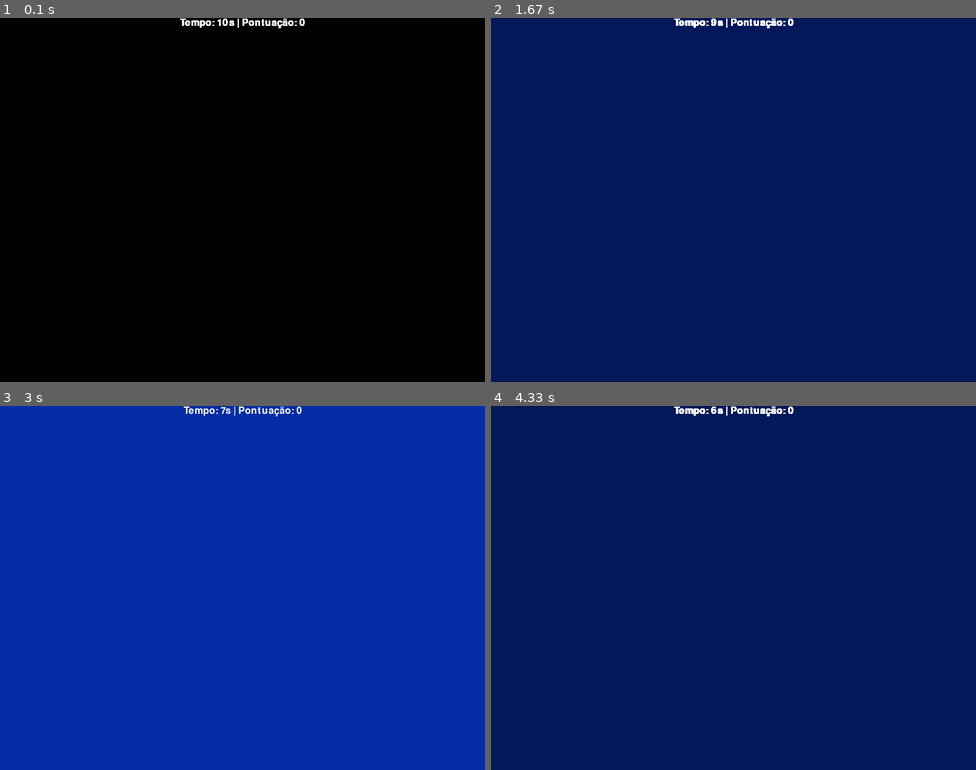
Above: before the commit, frames 1-4 (two rows, left to right).
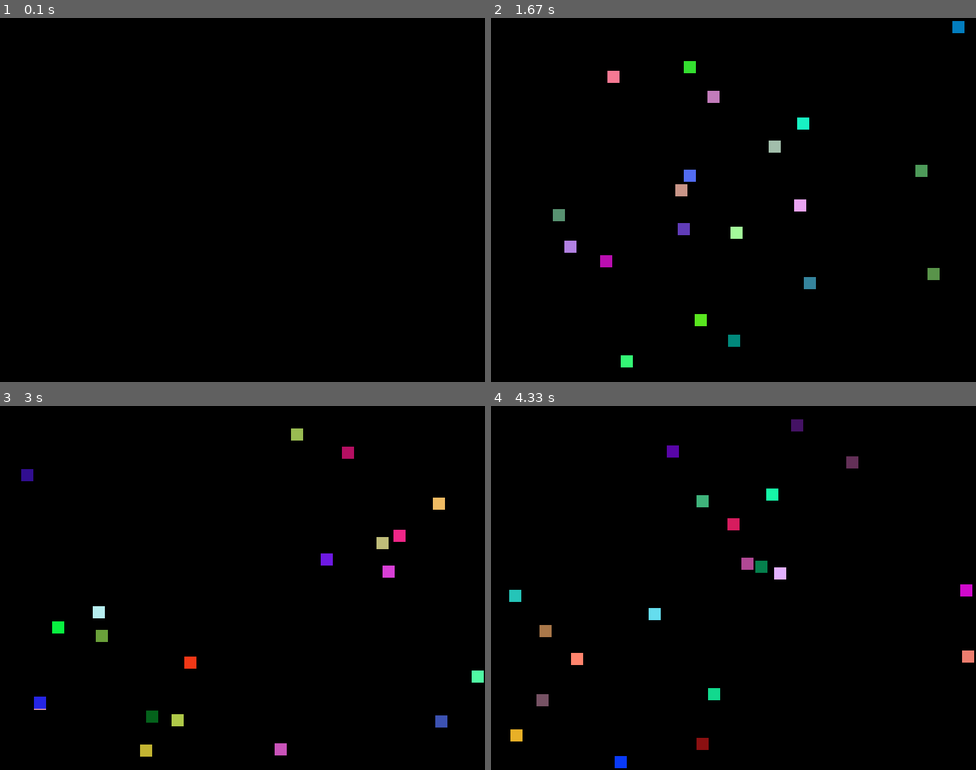
Above: after the commit, the same moments.

Repository: taohansens/Infnet
Game: pygame game, started from Bloco I/Fundamentos do Desenvolvimento Python/Aula 07 PyGame/quadradinho.py
The game is run twice, just before and just after one commit, with the same random seed, the same clock (stepped at 60 frames per second) and the same inputs.
Inputs (mouse positions are in pixels of both pictures, inside the frame that each line leads up to):
- Up to frame 1 (0.1 s): no input
- Up to frame 2 (1.67 s): click (626, 360) at 1.38 s
- Up to frame 3 (3 s): no input
- Up to frame 4 (4.33 s): no input

The runs differ from the first frame. In frame 1, 0.3% of the frame differs, in the area x 37-63%, y 0-3%; in frame 2, 100%, in the area x 0-100%, y 0-100%; in frame 3, 100%; in frame 4, 100%.

Commit message:
desafio 1 ok.

Diff:
--- a/Bloco I/Fundamentos do Desenvolvimento Python/Aula 07 PyGame/quadradinho.py
+++ b/Bloco I/Fundamentos do Desenvolvimento Python/Aula 07 PyGame/quadradinho.py
@@ -21,7 +21,7 @@
 # conta quantos quadradinhos clicou
 pontos = 0
 # variavel para contar qtos segundos passaram
-conta_segundos = 10
+conta_segundos = 5
 
 
 # Para imprimir o texto com o tempo e a pontuação corrente
@@ -32,24 +32,64 @@
     tela.blit(text, textpos)
 
 
+# Cria tupla RGB aleatória
+def gera_cor_aleatoria():
+    return random.randint(0, 255), random.randint(0, 255), random.randint(0, 255)
+
+
+# Mostra pontuação final ao encerrar o jogo
+def mostra_pontuacao_final(tela, pontos):
+    tela.fill(black) # Limpa tela
+    font = pygame.font.Font(None, 36)
+    text = font.render("Pontuação: " + str(pontos) + " quadradinhos", 1, white)
+    textpos = text.get_rect(center=(tela.get_width()/2, tela.get_height()/2))
+    tela.blit(text, textpos)
+
+
+# Cria posicao aleatoria
+def gera_pos_aleatoria():
+    return random.randint(0, largura_tela - 20), random.randint(0, altura_tela - 20)
+
+
 terminou = False
 while not terminou:
     # atualiza a tela
     pygame.display.update()
-    # checar eventods do mouse
+    # checar eventos do mouse
     for event in pygame.event.get():
+        if event.type == pygame.MOUSEBUTTONDOWN and event.button == 1:
+            # Obtem as coordenadas do mouse na tela
+            pos = pygame.mouse.get_pos()
+            # Checa se foi clicado em algum quadrado
+            for q in lista:
+                if q.collidepoint(pos):
+                    lista.remove(q)
+                    pontos = pontos + 1
+
         if event.type == pygame.QUIT:
             terminou = True
     conta_clocks += 1
     if conta_clocks == 60:
         if conta_segundos > 0:
+            # Mostra tempo restante na tela com a pontuação
+            mostra_tempo(conta_segundos, pontos)
+
             conta_segundos -= 1
             conta_clocks = 0
-            tela.fill(cores[random.randint(0, 4)])
+            tela.fill(black)
+            lista = []
+            # cria 20 quadradinhos a cada segundo
+            for quadradinho in range(0, 20):
+                x, y = gera_pos_aleatoria()
+                q = pygame.Rect(x, y, 20, 20)
+                pygame.draw.rect(tela, gera_cor_aleatoria(), q)
+                lista.append(q)
         else:
-            terminou = True
-
-    mostra_tempo(conta_segundos, pontos)
+            # fim da partida, mostra pontuação
+            mostra_pontuacao_final(tela, pontos)
+            # e limpa lista de quadradinhos
+            for q in lista:
+                lista.remove(q)
 
     # atualiza o desenho na tela
     pygame.display.update()
